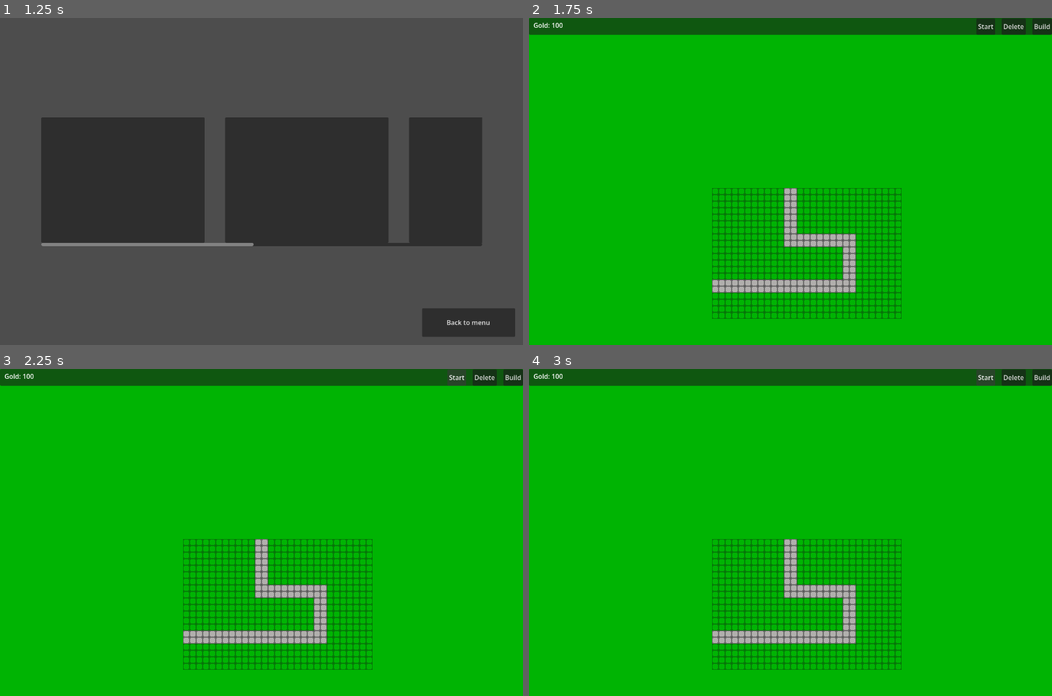
Above: before the commit, frames 1-4 (two rows, left to right).
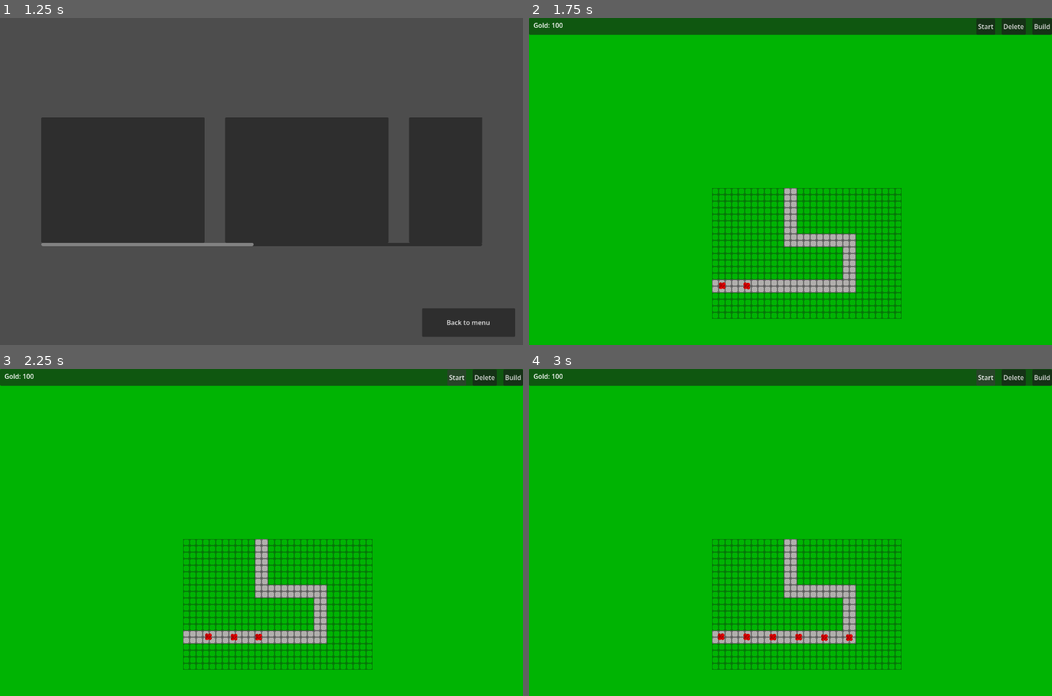
Above: after the commit, the same moments.

Repository: FrameXX/game-jam-02-2026
Game: Godot game, scene res://scenes/main_menu.tscn
Two runs of this game, one before a commit and one after it. Both use one fixed random seed, a clock stepped at 60 frames per second and the inputs below.
Inputs (mouse positions are in pixels of both pictures, inside the frame that each line leads up to):
- Up to frame 1 (1.25 s): click "Play" at 0.5 s
- Up to frame 2 (1.75 s): click (649, 181) at 1.25 s
- Up to frame 3 (2.25 s): click "Start" at 2 s
- Up to frame 4 (3 s): click "Start" at 2.75 s

Frame 1 is identical in both runs. In frame 2, less than 0.1% of the frame differs, in the area x 36-43%, y 80-83%; in frame 3, less than 0.1%; in frame 4, 0.1%, in the area x 36-62%, y 80-84%.

Commit message:
level now loads automatically, including waves

Diff:
--- a/levels/level_01.json
+++ b/levels/level_01.json
@@ -5,14 +5,14 @@
 	  "wave_number": 1,
 	  "spawn_delay": 2.0,
 	  "enemies": [
-		{ "type": "basic", "count": 50, "interval": 0.3 },
+		{ "type": "basic", "count": 7, "interval": 0.3 },
 	  ]
 	},
 	{
 	  "wave_number": 2,
 	  "spawn_delay": 1.5,
 	  "enemies": [
-		{ "type": "basic", "count": 50, "interval": 0.0 }
+		{ "type": "basic", "count": 7, "interval": 0.0 }
 	  ]
 	}
   ]
--- a/scripts/game.gd
+++ b/scripts/game.gd
@@ -26,7 +26,8 @@
 		if actual_path:
 			$WaveManager.path_node = actual_path
 			$WaveManager.wave_file = json_path
-			$WaveManager.load_wave_data(json_path)
+			$WaveManager.wave_data = $WaveManager.load_wave_data(json_path)
 			print("Loaded Level: ", level_number)
+			$WaveManager.start_wave(0)
 	else:
 		printerr("Map file not found: ", map_path)
--- a/scripts/wave_manager.gd
+++ b/scripts/wave_manager.gd
@@ -6,8 +6,7 @@
 var path_node: Path2D # We will fill this from the outside
 
 func _ready():
-	wave_data = load_wave_data(wave_file)
-	start_wave(current_wave_index)
+	pass
 
 func start_wave(index: int):
 	var waves = wave_data.get("waves", [])
